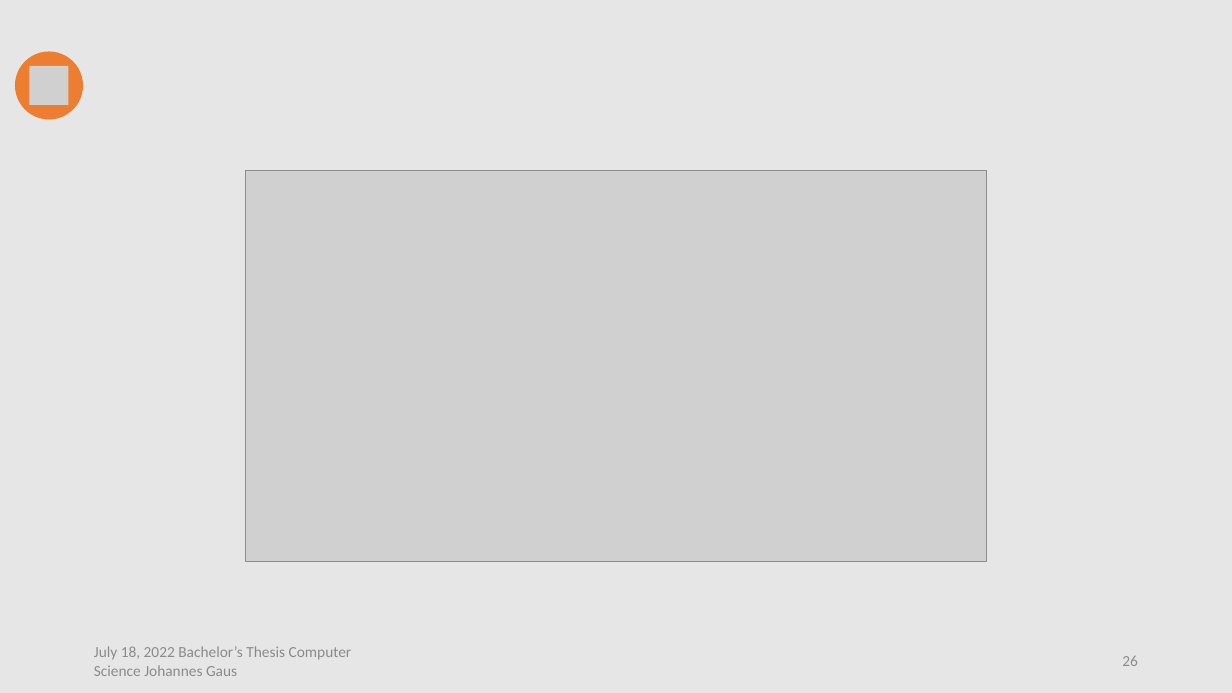
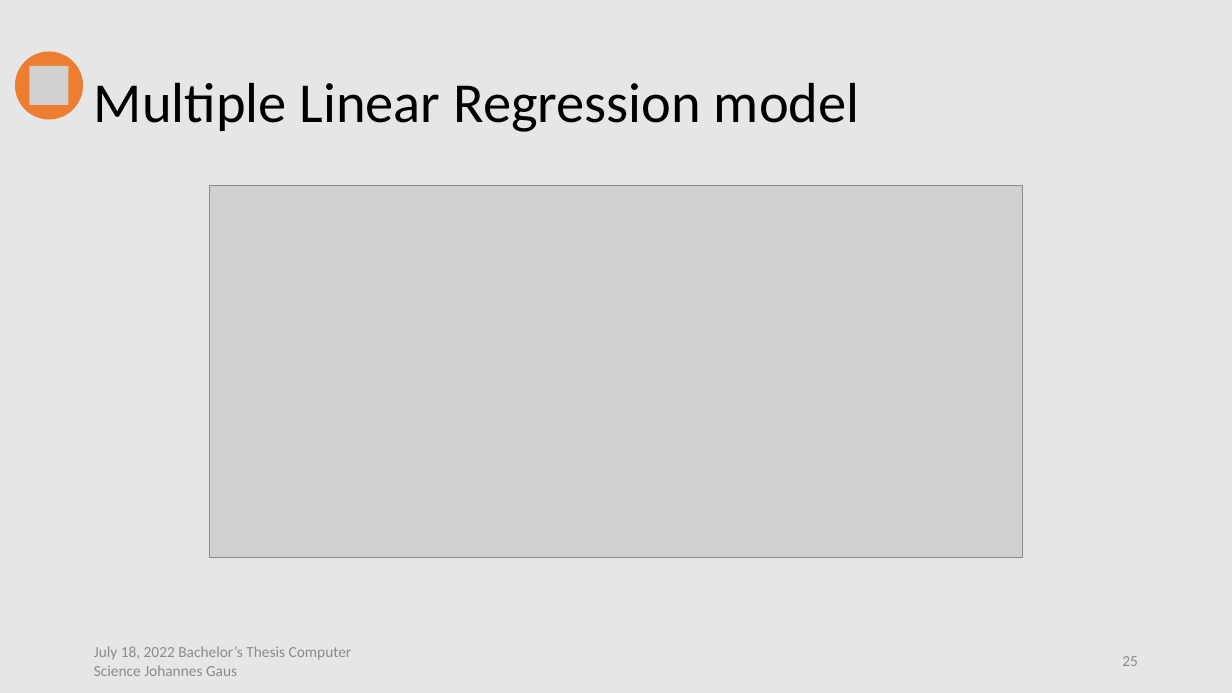
Before and after one commit to jo997/BA-WindPowerForecasting, a slide deck: slide 25 of thesis work/Thesis Defense/Thesis Defense.pptx (slide 26 before the commit). Drawn at 1232x693 pixels with LibreOffice and Linux fonts; fonts in the diff are those of the drawing; grey boxes stand for pictures. Boxes give left, top, right and bottom in pixels: in the first picture for what was removed or moved away, otherwise in the second. Text is boxed around its words. In the diff, an @@ line names an element or a change of style, - is before the commit and + after.

Commit message:
update ppt

```diff
--- a/thesis work/Thesis Defense/Thesis Defense.pptx
+++ b/thesis work/Thesis Defense/Thesis Defense.pptx
@@ title added at (x1=94, y1=82, x2=859, y2=132), 44 pt, text #000000 @@
+Multiple Linear Regression model
@@ picture resized from (x1=245, y1=171, x2=987, y2=562) to (x1=209, y1=186, x2=1022, y2=557) @@
```
Also in this commit, not shown: 3 other slides changed, 2 slides removed, 6 other files.
